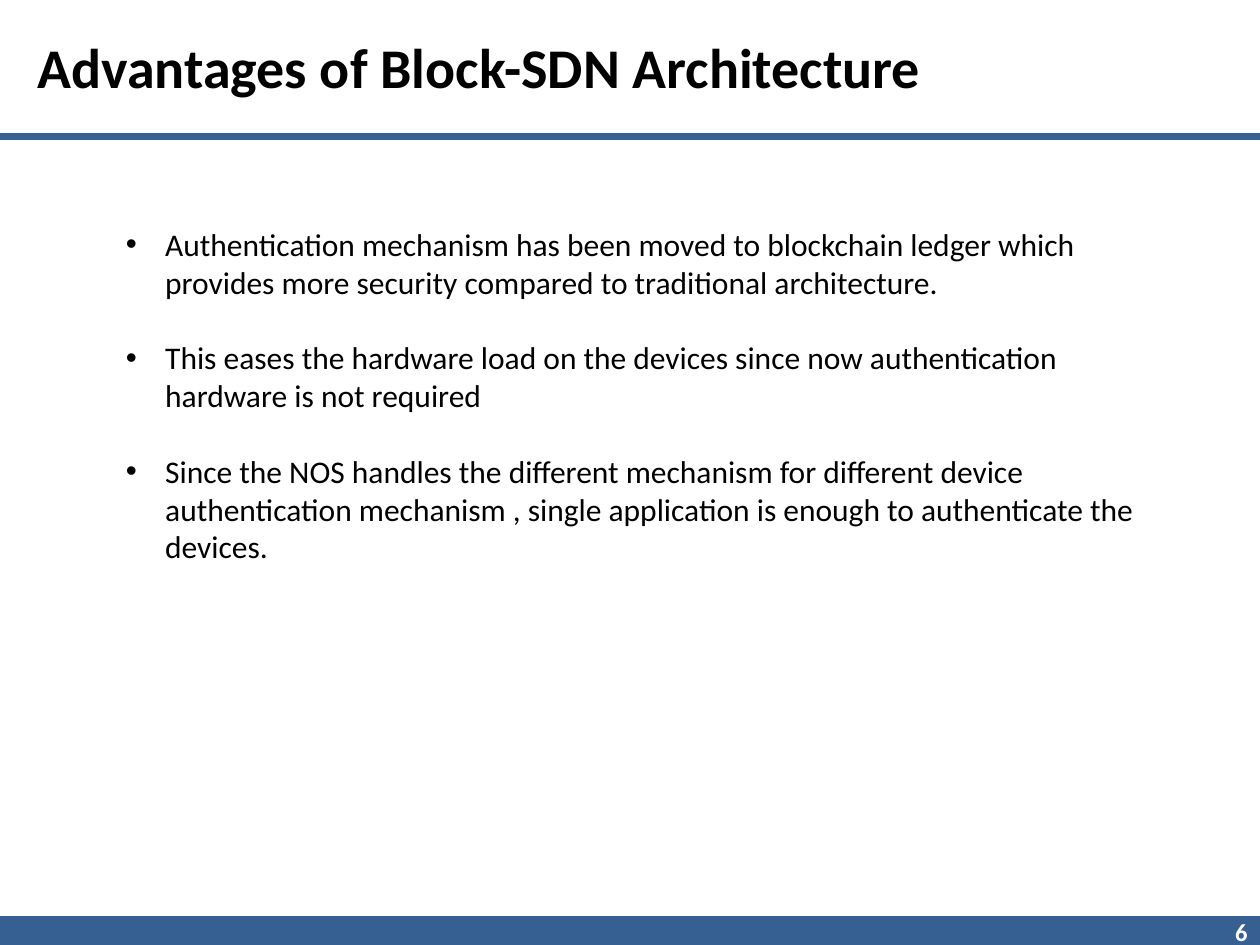
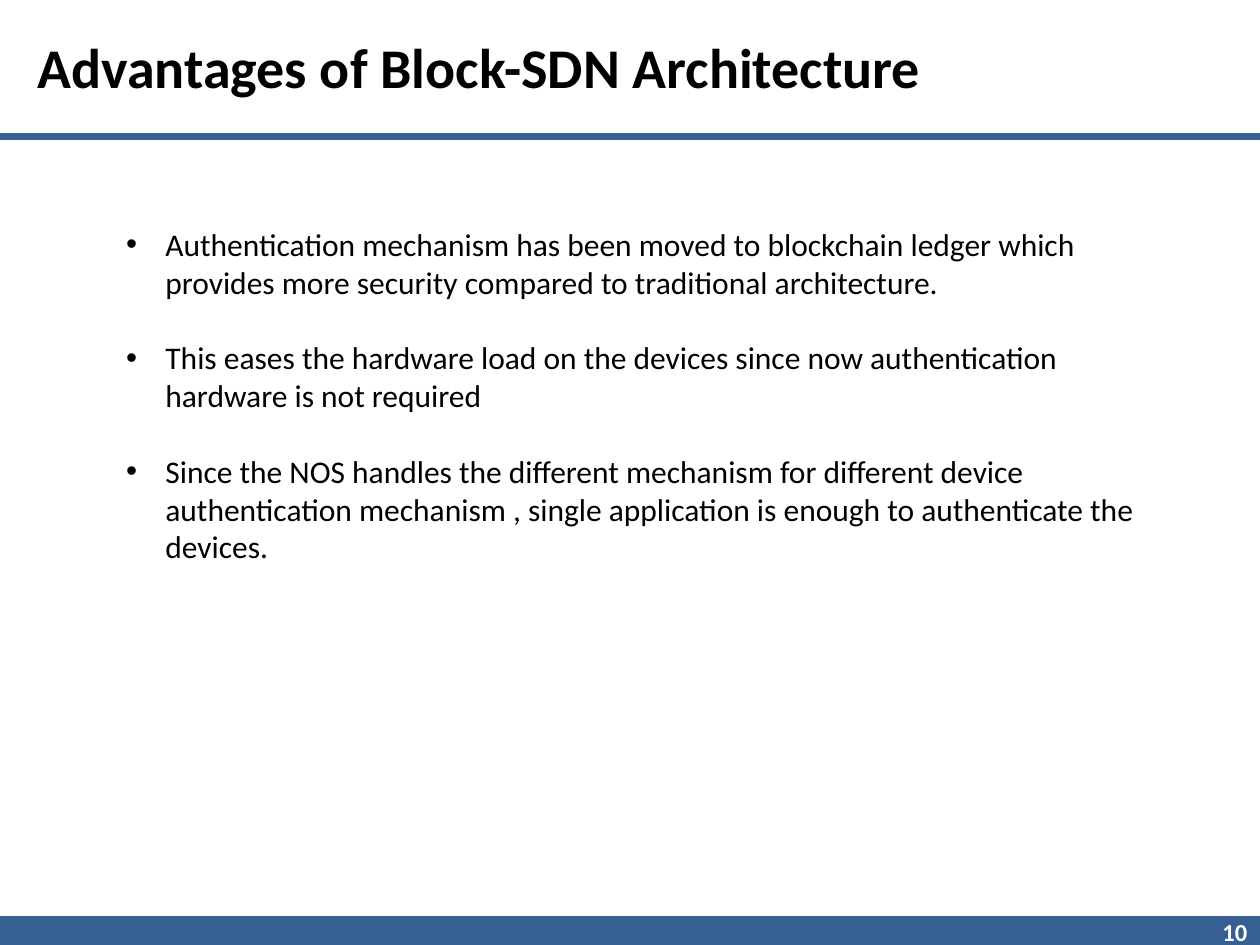
Before and after one commit to beingnoble03/block-sdn, a slide deck: slide 10 of presentation/blocksdn_ppt.pptx (slide 6 before the commit). Drawn at 1260x945 pixels with LibreOffice and Linux fonts; fonts in the diff are those of the drawing; background and template pictures are left out. Boxes give left, top, right and bottom in pixels: in the first picture for what was removed or moved away, otherwise in the second. Text is boxed around its words. In the diff, an @@ line names an element or a change of style, - is before the commit and + after.

```diff
--- a/presentation/blocksdn_ppt.pptx
+++ b/presentation/blocksdn_ppt.pptx
@@ page number at <box>1222,925,1247,941</box>: text changed @@
-6
+10
@@ line (0, 931) - (1260, 931): stroke #376092 17.5 pt to #366092 17.5 pt @@
```
Also in this commit, not shown: 6 other slides changed, 7 slides added, 2 slides removed.
